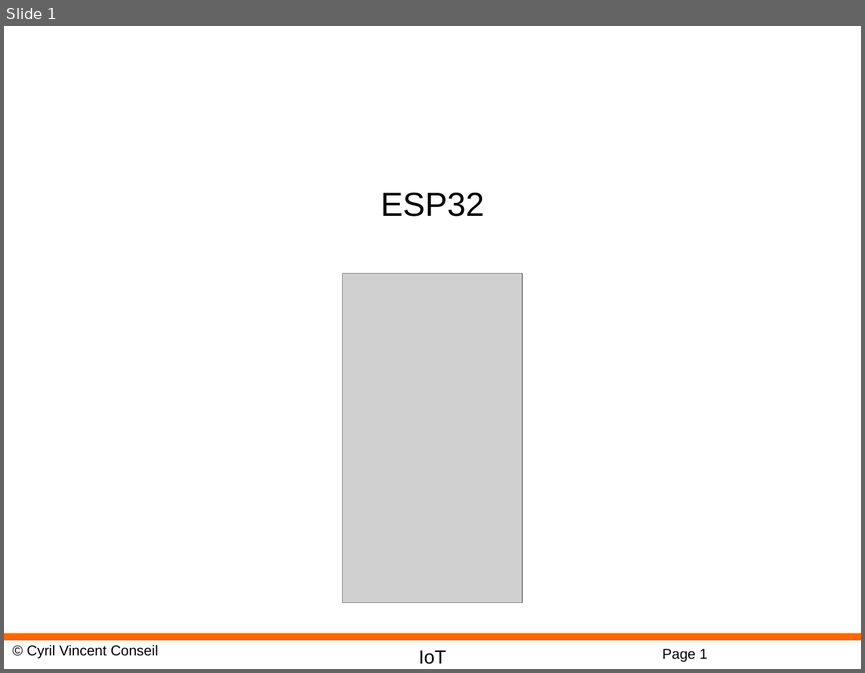
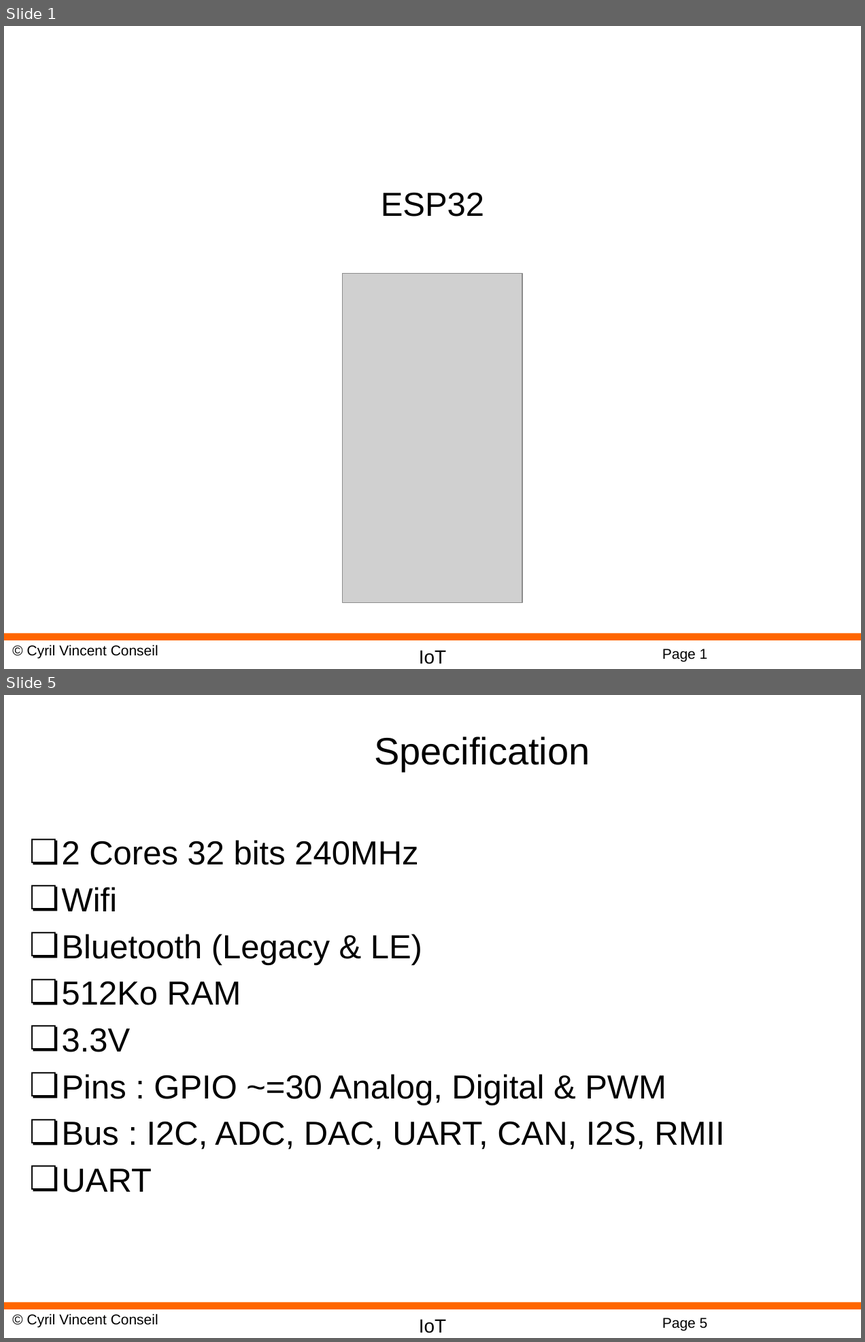
Before and after one commit to cyrilvincent/IoT, a slide deck: ppt/IoT17-ESP32.pptx. Shown one above the other, each under a label of ours: slide 1 before the commit, slides 1 and 5 after it; the slides between them are not shown. The pictures are 865x673 and 865x1342 pixels, drawn with LibreOffice and Linux fonts; fonts in the diff are those of the drawing; grey boxes stand for pictures; background and template pictures are left out. Boxes give left, top, right and bottom in pixels: in the first picture for what was removed or moved away, otherwise in the second. Text is boxed around its words. In the diff, an @@ line names an element or a change of style, - is before the commit and + after.

```diff
--- a/ppt/IoT17-ESP32.pptx
+++ b/ppt/IoT17-ESP32.pptx
@@ slide 5 added at bbox=[4, 695, 861, 1338], background #FFFFFF; not listed: 4 template elements that a slide beside it also shows @@
@@ title added at bbox=[374, 736, 589, 772], 32 pt, text #000000 @@
+Specification
@@ text added at bbox=[62, 840, 724, 1192], 28 pt, text #000000 @@
+❏ 2 Cores 32 bits 240MHz
+❏ Wifi
+❏ Bluetooth (Legacy & LE)
+❏ 512Ko RAM
+❏ 3.3V
+❏ Pins : GPIO ~=30 Analog, Digital & PWM
+❏ Bus : I2C, ADC, DAC, UART, CAN, I2S, RMII
+❏ UART
```
Also in this commit, not shown: 2 slides changed, 7 other slides added, 2 slides removed, 14 other files.
